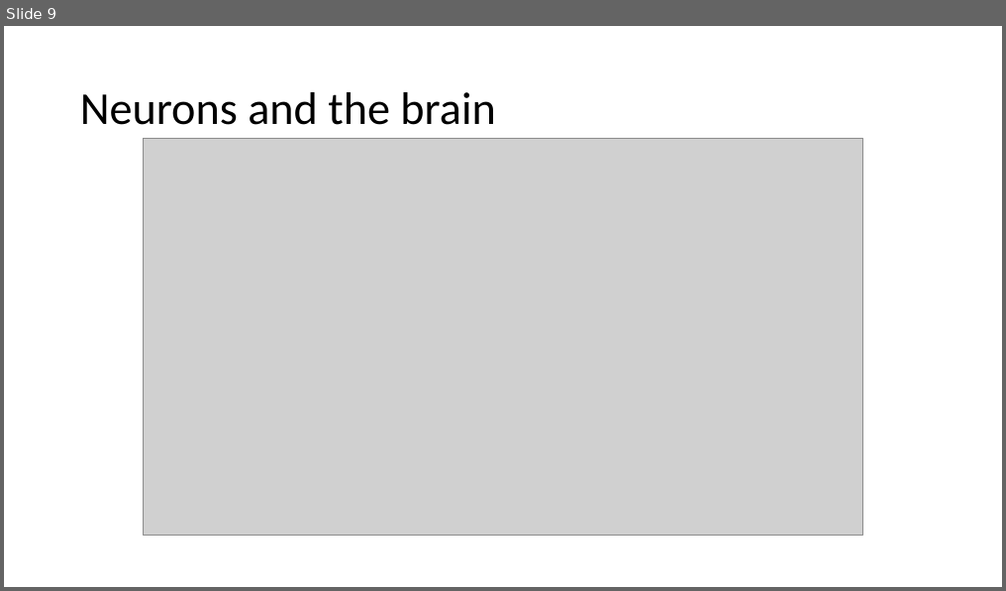
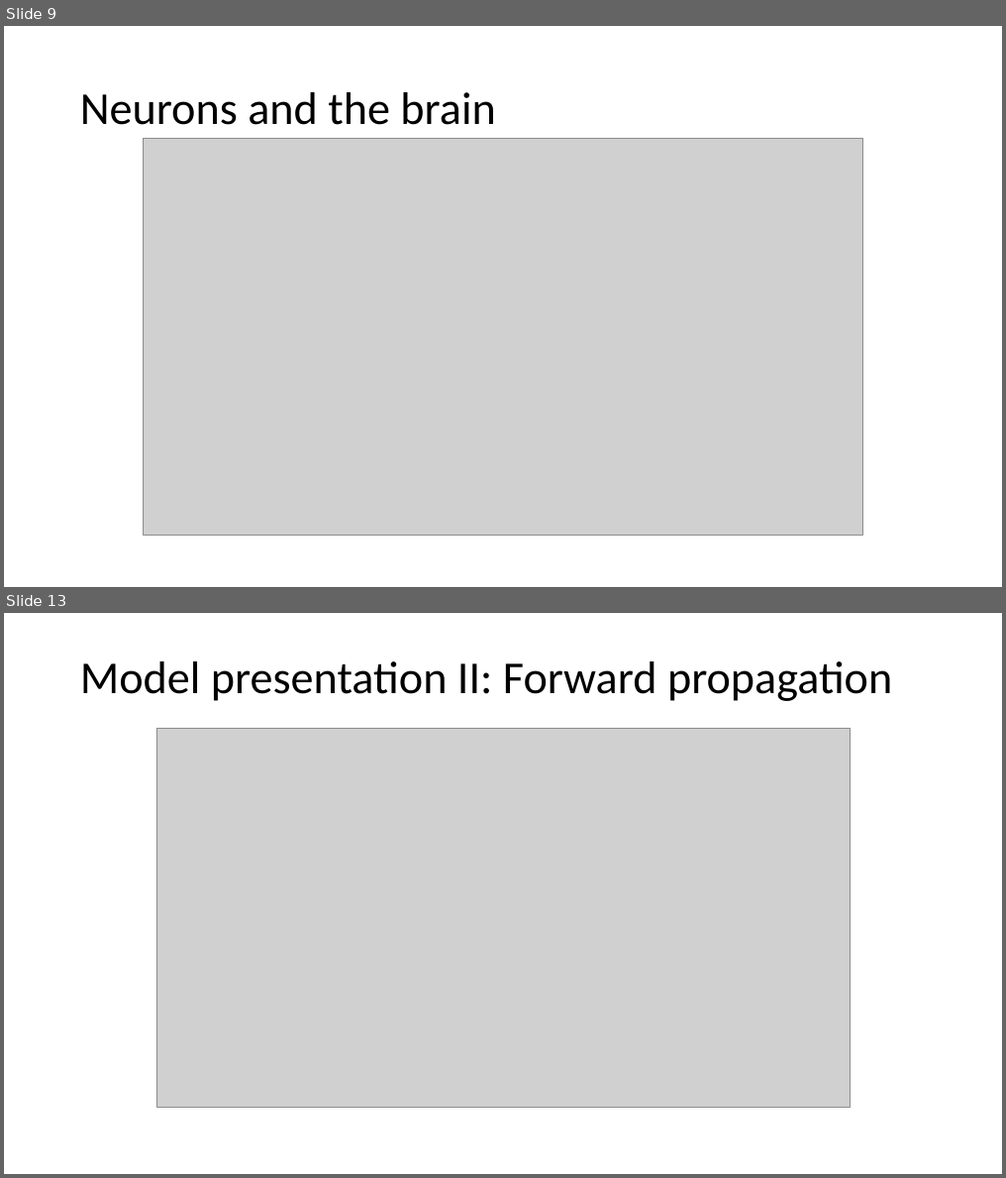
Before and after one commit to luxifeo/ML-Training, a slide deck: Week4/Motivations.pptx. Shown one above the other, each under a label of ours: slide 9 before the commit, slides 9 and 13 after it; the slides between them are not shown. The pictures are 1006x591 and 1006x1178 pixels, drawn with LibreOffice and Linux fonts; fonts in the diff are those of the drawing; grey boxes stand for pictures. Boxes give left, top, right and bottom in pixels: in the first picture for what was removed or moved away, otherwise in the second. Text is boxed around its words. In the diff, an @@ line names an element or a change of style, - is before the commit and + after.

```diff
--- a/Week4/Motivations.pptx
+++ b/Week4/Motivations.pptx
@@ slide 13 added at (x1=4, y1=613, x2=1002, y2=1174), background #FFFFFF @@
@@ title added at (x1=80, y1=662, x2=892, y2=701), 44 pt, text #000000 @@
+Model presentation II: Forward propagation
@@ picture added at (x1=156, y1=728, x2=849, y2=1107) @@
```
Also in this commit, not shown: 12 other slides added, 1 other file.
